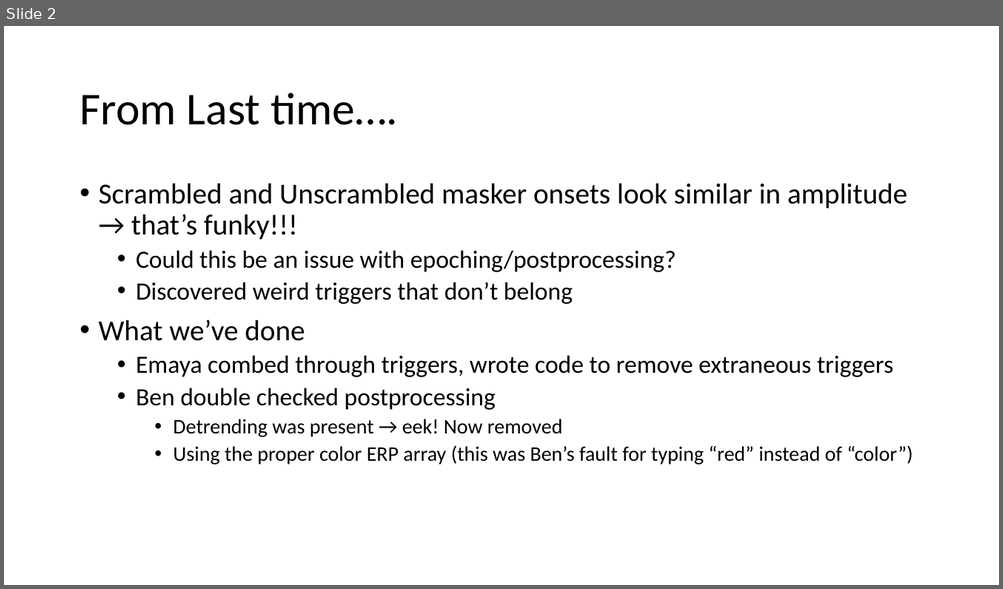
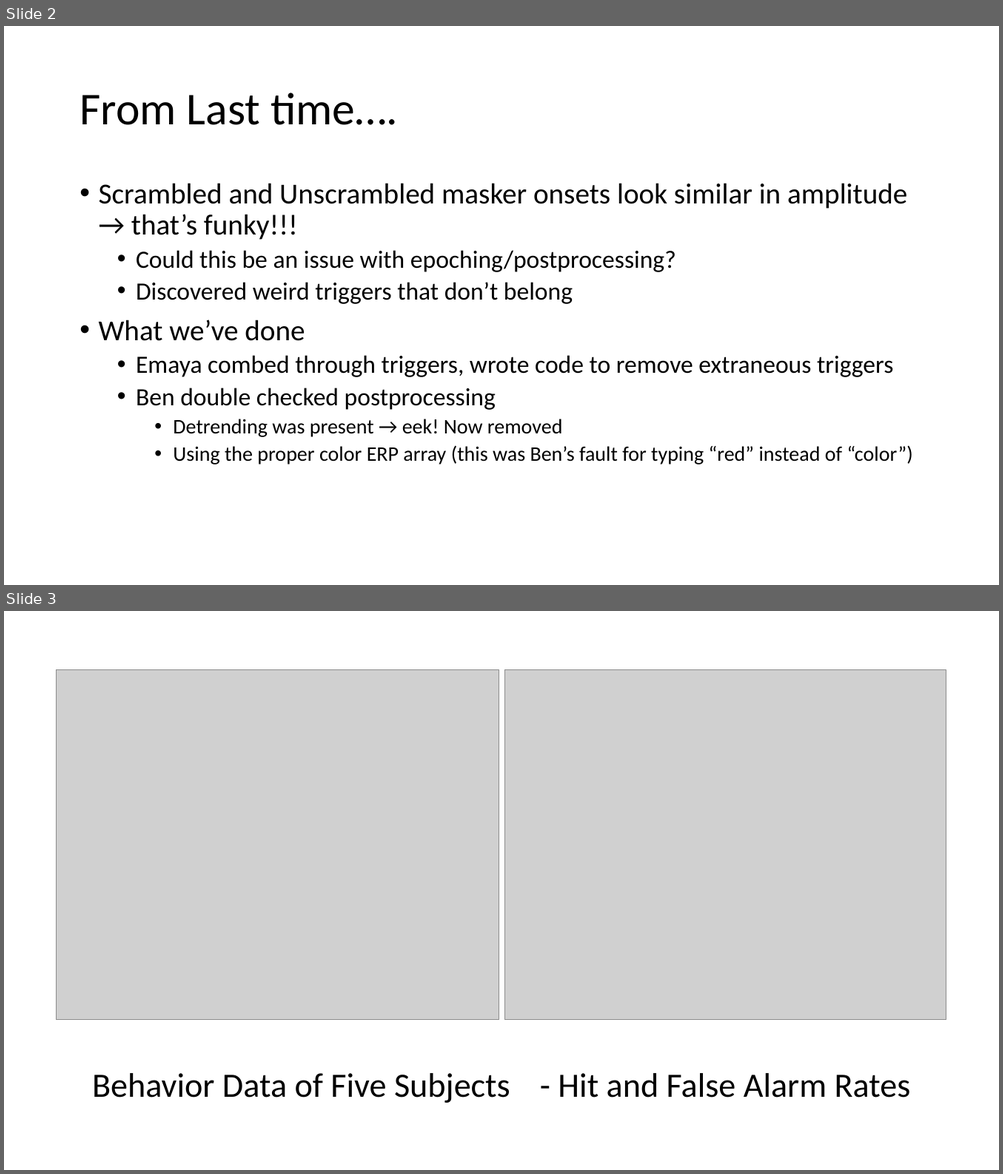
Before and after one commit to crepetti/fNIRSandGerbils, a slide deck: Casual Figures/fNIRSandGerbils Update 1-29.pptx. Shown one above the other, each under a label of ours: slide 2 before the commit, slides 2 and 3 after it. The pictures are 1003x589 and 1003x1174 pixels, drawn with LibreOffice and Linux fonts; fonts in the diff are those of the drawing; grey boxes stand for pictures. Boxes give left, top, right and bottom in pixels: in the first picture for what was removed or moved away, otherwise in the second. Text is boxed around its words. In the diff, an @@ line names an element or a change of style, - is before the commit and + after.

Commit message:
behavior and remaining latency differences

```diff
--- a/Casual Figures/fNIRSandGerbils Update 1-29.pptx
+++ b/Casual Figures/fNIRSandGerbils Update 1-29.pptx
@@ slide 3 added at (x1=4, y1=611, x2=999, y2=1170), background #FFFFFF @@
@@ picture added at (x1=57, y1=670, x2=498, y2=1020) @@
@@ picture added at (x1=505, y1=670, x2=946, y2=1020) @@
@@ title added at (x1=92, y1=1073, x2=910, y2=1103), 33 pt, text #000000 @@
+Behavior Data of Five Subjects - Hit and False Alarm Rates
```
Also in this commit, not shown: 1 other slide added, 10 other files.
